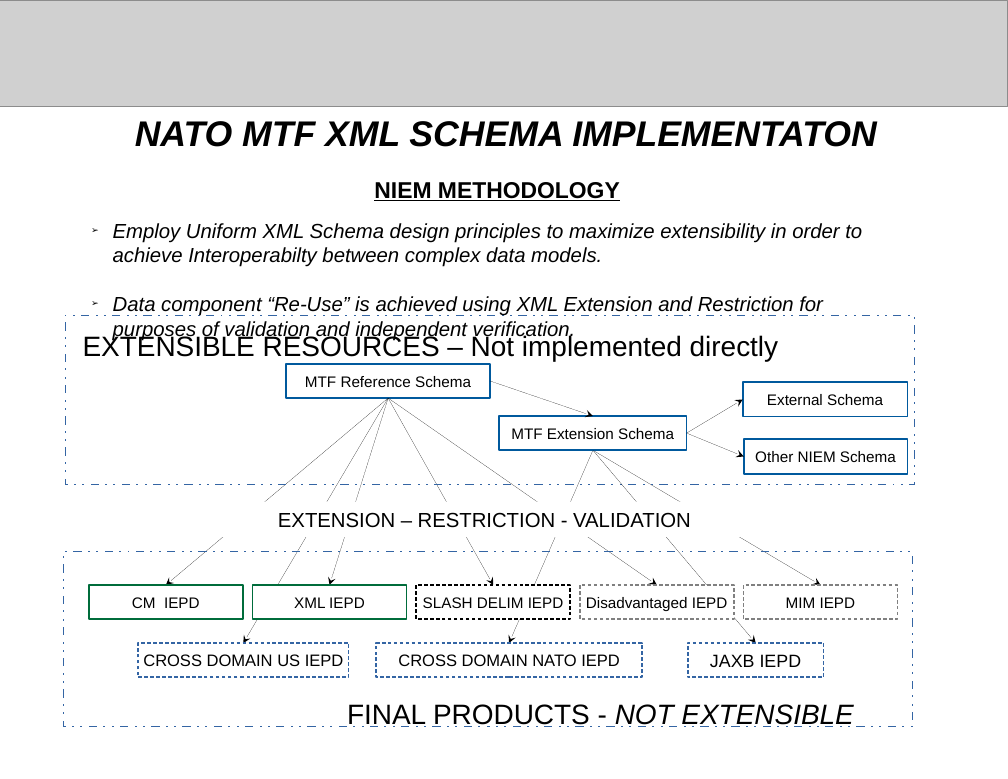
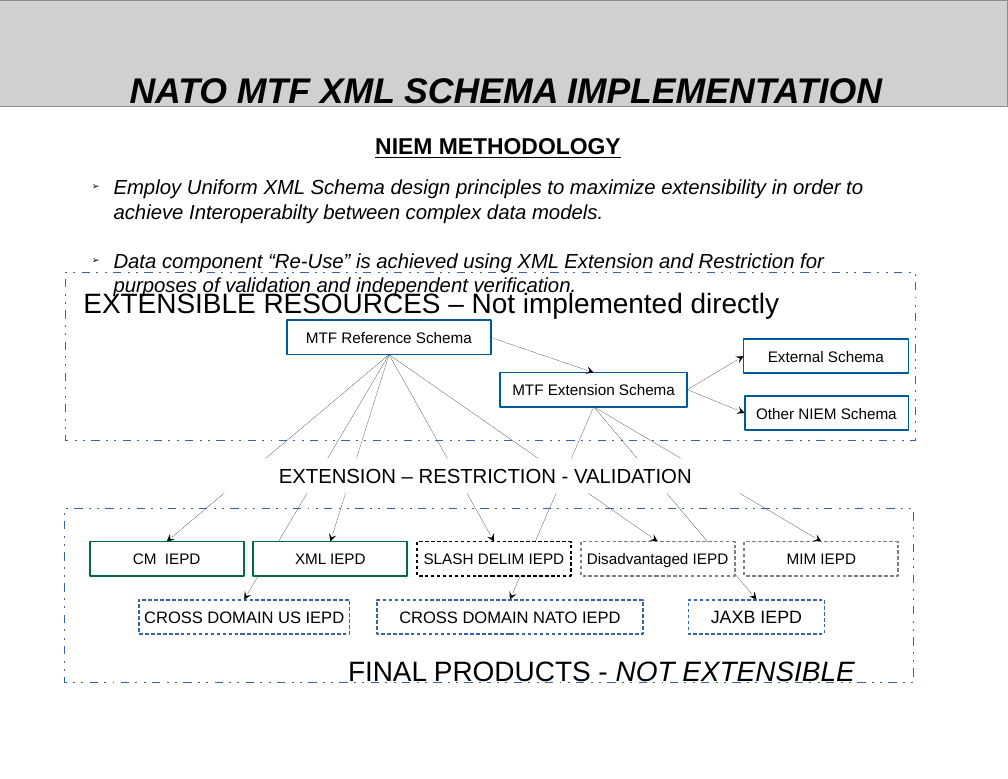
Before and after one commit to mil-oss/MTFXML, a slide deck: slide 2 of NCDF_MTF/Doc/NATO_MTF_NCDF.odp. Drawn at 1008x779 pixels with LibreOffice and Linux fonts; fonts in the diff are those of the drawing; grey boxes stand for pictures. Boxes give left, top, right and bottom in pixels: in the first picture for what was removed or moved away, otherwise in the second. Text is boxed around its words. In the diff, an @@ line names an element or a change of style, - is before the commit and + after.

```diff
--- a/NCDF_MTF/Doc/NATO_MTF_NCDF.odp
+++ b/NCDF_MTF/Doc/NATO_MTF_NCDF.odp
@@ text at bbox=[130, 78, 882, 110]: text changed @@
-NATO MTF XML SCHEMA IMPLEMENTATON
+NATO MTF XML SCHEMA IMPLEMENTATION
@@ 14 rectangles, 9 arrows, 5 texts: place and size @@
-14 rectangles, 9 arrows, 5 texts at bbox=[63, 182, 915, 727]
+14 rectangles, 9 arrows, 5 texts at bbox=[64, 138, 915, 684]
@@ arrow moved from (686, 433) - (744, 456) to (687, 389) - (743, 356) @@
@@ arrow moved from (686, 433) - (743, 400) to (687, 389) - (745, 413) @@
```
Also in this commit, not shown: 6 other slides changed, 12 other files.
